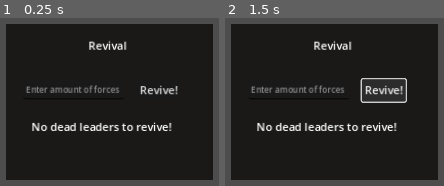
Above: before the commit, frames 1-2 (left to right).
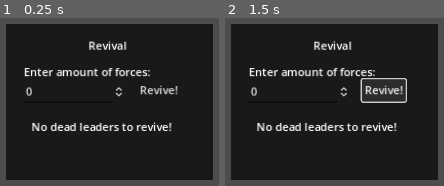
Above: after the commit, the same moments.

Repository: AAAMON/IP-2A3-2024
Game: Godot game, scene res://phases/phase_5.tscn
The game is run twice, just before and just after one commit, with the same random seed, the same clock (stepped at 60 frames per second) and the same inputs. This scene is started directly instead of the project's main scene.
Inputs:
- Up to frame 1 (0.25 s): no input
- Up to frame 2 (1.5 s): click "Revive!" at 0.5 s; click "Revive!" at 1.25 s

The runs differ from the first frame. In frame 1, 2.8% of the frame differs, in the area x 10-69%, y 29-48%; in frame 2, 2.8%.

Commit message:
fixed input handling

Diff:
--- /dev/null
+++ b/code/src/godot/dune-godot/phases/phase_5.gd
@@ -0,0 +1,10 @@
+extends Control
+
+# Called when the node enters the scene tree for the first time.
+func _ready():
+	var input = get_node("TextureRect/SpinBox")
+	input.max_value = PlayerData.forcesDead
+
+# Called every frame. 'delta' is the elapsed time since the previous frame.
+func _process(delta):
+	pass
--- a/code/src/godot/dune-godot/phases/phase_5.tscn
+++ b/code/src/godot/dune-godot/phases/phase_5.tscn
@@ -1,5 +1,6 @@
-[gd_scene load_steps=2 format=3 uid="uid://j5kxiqtw6qub"]
+[gd_scene load_steps=3 format=3 uid="uid://j5kxiqtw6qub"]
 
+[ext_resource type="Script" path="res://phases/phase_5.gd" id="1_2sev0"]
 [ext_resource type="Texture2D" uid="uid://dxgmy13s2g4un" path="res://assets/Asset 53.png" id="1_4a43s"]
 
 [node name="phase5" type="Control"]
@@ -9,6 +10,7 @@
 anchor_bottom = 1.0
 grow_horizontal = 2
 grow_vertical = 2
+script = ExtResource("1_2sev0")
 
 [node name="TextureRect" type="TextureRect" parent="."]
 layout_mode = 0
@@ -18,6 +20,15 @@
 offset_bottom = 432.0
 texture = ExtResource("1_4a43s")
 expand_mode = 1
+
+[node name="Label2" type="Label" parent="TextureRect"]
+layout_mode = 0
+offset_left = 25.0
+offset_top = 57.0
+offset_right = 211.0
+offset_bottom = 80.0
+text = "Enter amount of forces:"
+horizontal_alignment = 1
 
 [node name="Label" type="Label" parent="TextureRect"]
 layout_mode = 0
@@ -36,16 +47,15 @@
 offset_bottom = 110.0
 text = "Revive!"
 
-[node name="LineEdit" type="LineEdit" parent="TextureRect"]
+[node name="SpinBox" type="SpinBox" parent="TextureRect"]
 layout_mode = 0
 offset_left = 25.0
 offset_top = 81.0
 offset_right = 171.0
 offset_bottom = 108.0
-theme_override_font_sizes/font_size = 12
-placeholder_text = "Enter amount of forces"
+update_on_text_changed = true
 
-[node name="Label2" type="Label" parent="TextureRect"]
+[node name="Label3" type="Label" parent="TextureRect"]
 layout_mode = 0
 offset_left = 37.0
 offset_top = 136.0
--- /dev/null
+++ b/code/src/godot/dune-godot/phases/phase_7.gd
@@ -0,0 +1,12 @@
+extends Control
+
+
+# Called when the node enters the scene tree for the first time.
+func _ready():
+	var input = get_node("TextureRect/SpinBox")
+	input.max_value = PlayerData.forcesReserve
+
+
+# Called every frame. 'delta' is the elapsed time since the previous frame.
+func _process(delta):
+	pass
--- a/code/src/godot/dune-godot/phases/phase_7.tscn
+++ b/code/src/godot/dune-godot/phases/phase_7.tscn
@@ -1,6 +1,7 @@
-[gd_scene load_steps=2 format=3 uid="uid://p15o423f6pf3"]
+[gd_scene load_steps=3 format=3 uid="uid://p15o423f6pf3"]
 
 [ext_resource type="Texture2D" uid="uid://dxgmy13s2g4un" path="res://assets/Asset 53.png" id="1_8xq0q"]
+[ext_resource type="Script" path="res://phases/phase_7.gd" id="1_fusfg"]
 
 [node name="phase7" type="Control"]
 layout_mode = 3
@@ -13,6 +14,7 @@
 offset_bottom = -175.0
 grow_horizontal = 2
 grow_vertical = 2
+script = ExtResource("1_fusfg")
 
 [node name="TextureRect" type="TextureRect" parent="."]
 layout_mode = 0
@@ -32,20 +34,36 @@
 text = "Battle plan"
 horizontal_alignment = 1
 
+[node name="Label2" type="Label" parent="TextureRect"]
+offset_left = 29.0
+offset_top = 61.0
+offset_right = 215.0
+offset_bottom = 84.0
+text = "Enter amount of forces:"
+horizontal_alignment = 1
+
+[node name="SpinBox" type="SpinBox" parent="TextureRect"]
+layout_mode = 0
+offset_left = 32.0
+offset_top = 91.0
+offset_right = 178.0
+offset_bottom = 118.0
+update_on_text_changed = true
+
 [node name="Button" type="Button" parent="TextureRect"]
 layout_mode = 0
-offset_left = 30.0
-offset_top = 101.0
-offset_right = 127.0
-offset_bottom = 132.0
+offset_left = 33.0
+offset_top = 131.0
+offset_right = 130.0
+offset_bottom = 162.0
 text = "Pick Leader"
 
 [node name="Button2" type="Button" parent="TextureRect"]
 layout_mode = 0
 offset_left = 31.0
-offset_top = 144.0
-offset_right = 128.0
-offset_bottom = 175.0
+offset_top = 163.0
+offset_right = 198.0
+offset_bottom = 194.0
 text = "Pick Tretchery Cards"
 
 [node name="Button3" type="Button" parent="TextureRect"]
@@ -55,11 +73,3 @@
 offset_right = 232.0
 offset_bottom = 228.0
 text = "Submit"
-
-[node name="LineEdit" type="LineEdit" parent="."]
-offset_left = 83.0
-offset_top = 94.0
-offset_right = 229.0
-offset_bottom = 121.0
-theme_override_font_sizes/font_size = 12
-placeholder_text = "Enter amount of forces"
